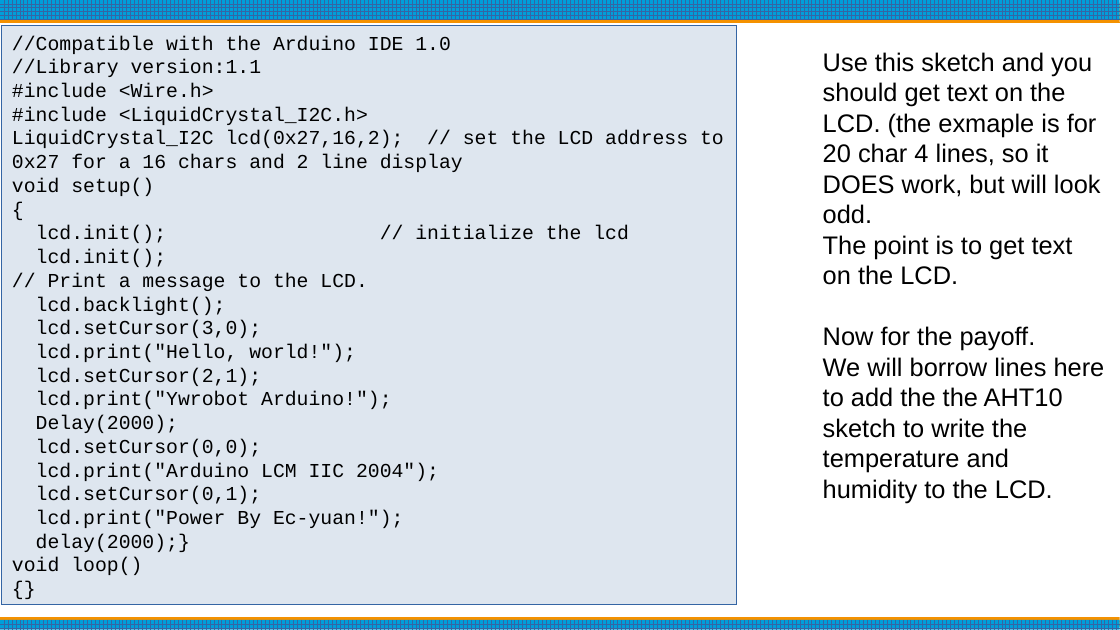
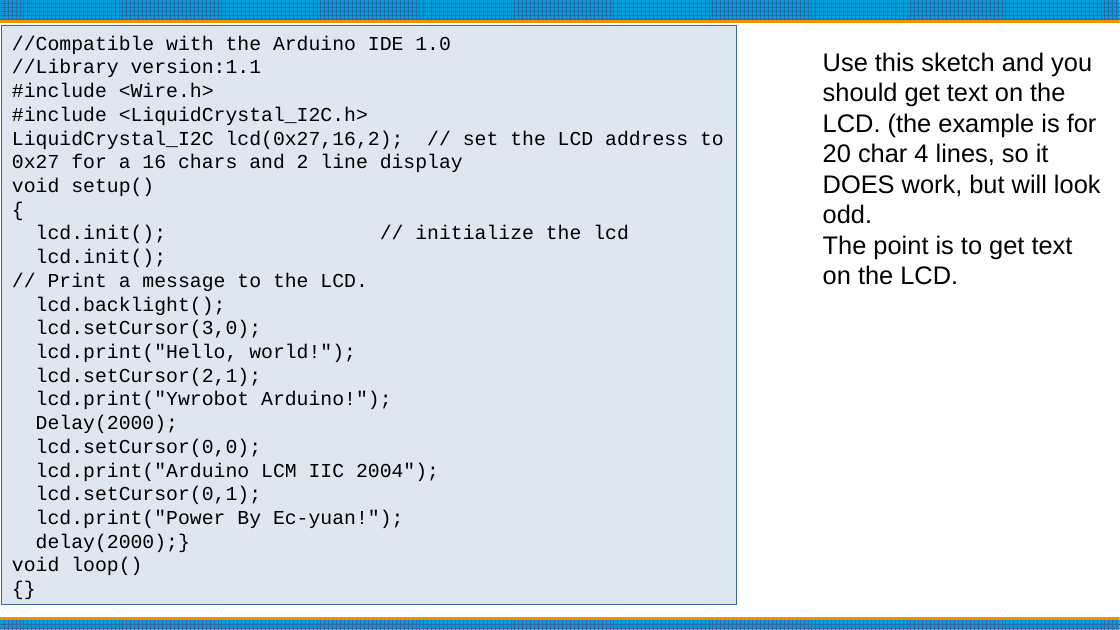
Before and after one commit to bpguy/gps_grid_sq_lcd, a slide deck: slide 16 of Arduino Basics.pptx (slide 15 before the commit). Drawn at 1120x630 pixels with LibreOffice and Linux fonts; fonts in the diff are those of the drawing. Boxes give left, top, right and bottom in pixels: in the first picture for what was removed or moved away, otherwise in the second. Text is boxed around its words. In the diff, an @@ line names an element or a change of style, - is before the commit and + after.

Commit message:
Update Arduino Basics.pptx
fixed typos

```diff
--- a/Arduino Basics.pptx
+++ b/Arduino Basics.pptx
@@ text at [823,52,1101,224]: text changed @@
-Use this sketch and you should get text on the LCD. (the exmaple is for 20 char 4 lines, so it DOES work, but will look odd.
+Use this sketch and you should get text on the LCD. (the example is for 20 char 4 lines, so it DOES work, but will look odd.
@@ text at [823,326,1105,503]: paragraphs removed @@
-Now for the payoff.
-We will borrow lines here to add the the AHT10 sketch to write the temperature and humidity to the LCD.
```
Also in this commit, not shown: 12 other slides changed, 5 slides added, 1 slide removed.
